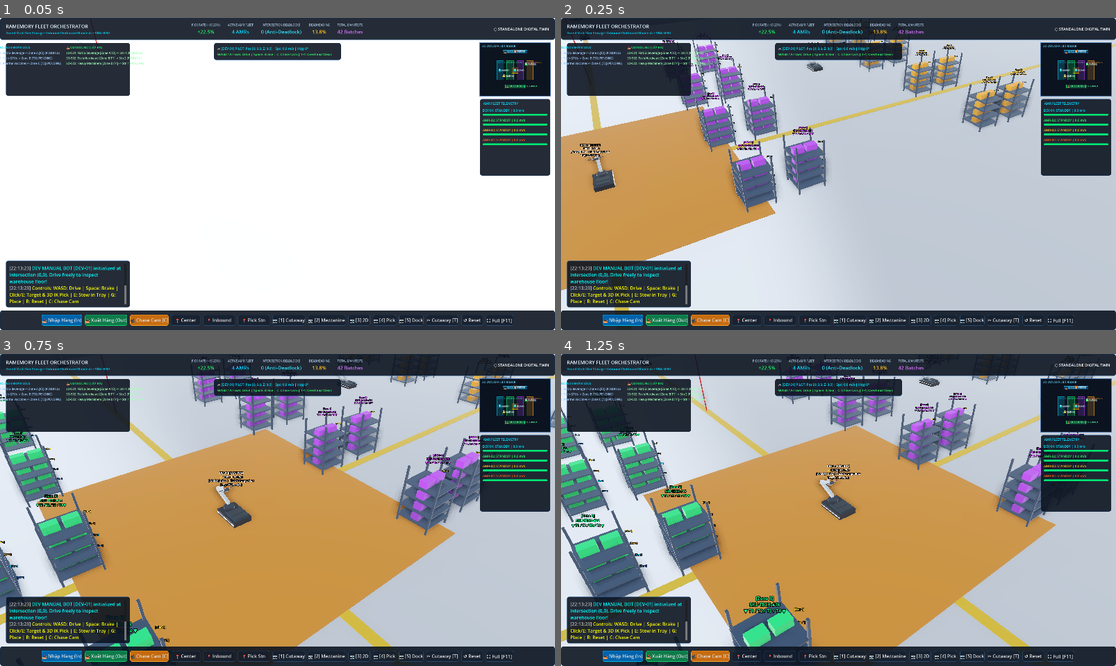
Above: before the commit, frames 1-4 (two rows, left to right).
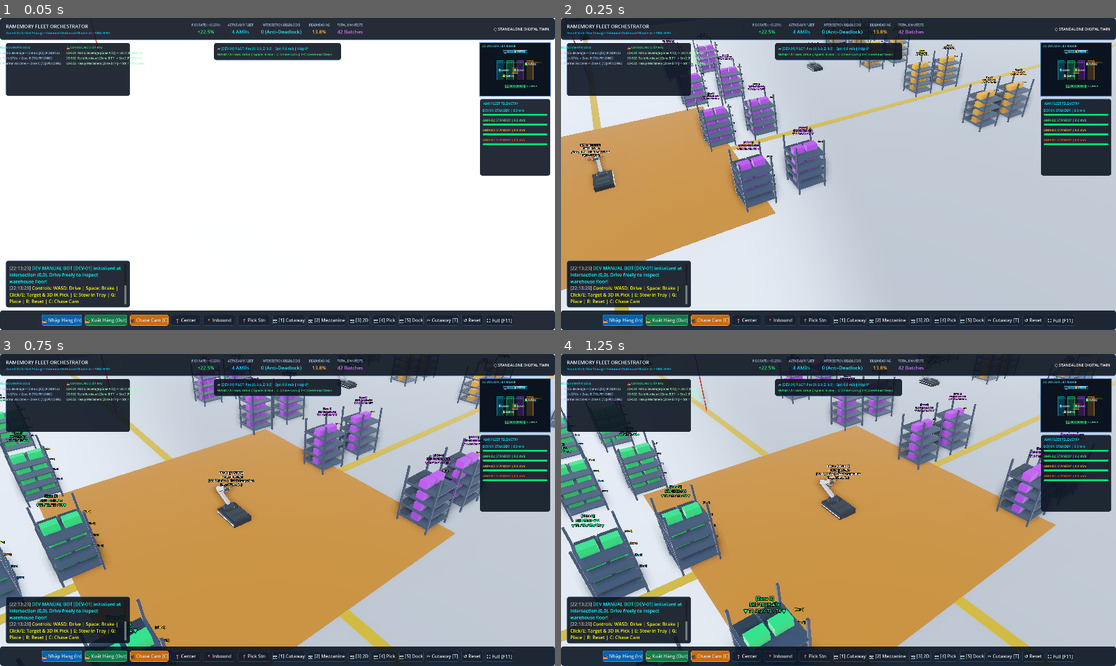
Above: after the commit, the same moments.

Repository: QuangManhAI/RL_port_scheduling_container
Game: Godot game, scene res://scenes/main.tscn
Same seed, same stepped clock (60 frames per second), same inputs: the game is played once before the commit and once after it.
Inputs (mouse positions are in pixels of both pictures, inside the frame that each line leads up to):
- Up to frame 1 (0.05 s): no input
- Up to frame 2 (0.25 s): no input
- Up to frame 3 (0.75 s): tap Enter at 0.5 s; move the mouse to (399, 494) at 0.52 s; hold Right (ui_right) from 0.53 s (still down); tap E at 0.6 s; click (399, 494) at 0.67 s
- Up to frame 4 (1.25 s): keep holding Right (ui_right); tap Space at 0.77 s

Frame 1 is identical in both runs. In frame 2, 0.2% of the frame differs, in the area x 18-82%, y 6-60%; in frame 3, 0.6%; in frame 4, 0.8%, in the area x 0-91%, y 7-94%.

Commit message:
feat(physics): add individual slot panels with collision and enable ToteBox collision on AMR

Diff:
--- a/godot/scenes/entities/amr_robot.tscn
+++ b/godot/scenes/entities/amr_robot.tscn
@@ -173,7 +173,7 @@
 
 [node name="AmrRobot" type="CharacterBody3D"]
 collision_layer = 4
-collision_mask = 7
+collision_mask = 15
 script = ExtResource("1_script")
 
 [node name="CollisionShape3D" type="CollisionShape3D" parent="."]
--- a/godot/scenes/environment/shelf_pod.tscn
+++ b/godot/scenes/environment/shelf_pod.tscn
@@ -20,6 +20,18 @@
 
 [sub_resource type="BoxShape3D" id="BoxShape3D_shelf_plate"]
 size = Vector3(1.6, 0.05, 1.6)
+
+[sub_resource type="StandardMaterial3D" id="StandardMaterial3D_slot_panel"]
+albedo_color = Color(0.18, 0.22, 0.28, 1)
+roughness = 0.4
+metallic = 0.7
+
+[sub_resource type="BoxMesh" id="BoxMesh_slot_panel"]
+material = SubResource("StandardMaterial3D_slot_panel")
+size = Vector3(0.66, 0.03, 0.46)
+
+[sub_resource type="BoxShape3D" id="BoxShape3D_slot_panel"]
+size = Vector3(0.66, 0.03, 0.46)
 
 [node name="ShelfPod" type="RigidBody3D"]
 collision_layer = 2
@@ -63,6 +75,38 @@
 transform = Transform3D(1, 0, 0, 0, 1, 0, 0, 0, 1, 0, 2.02, 0)
 shape = SubResource("BoxShape3D_shelf_plate")
 
+[node name="ColPanel_T1_L" type="CollisionShape3D" parent="."]
+transform = Transform3D(1, 0, 0, 0, 1, 0, 0, 0, 1, -0.36, 0.385, -0.6)
+shape = SubResource("BoxShape3D_slot_panel")
+
+[node name="ColPanel_T1_R" type="CollisionShape3D" parent="."]
+transform = Transform3D(1, 0, 0, 0, 1, 0, 0, 0, 1, 0.36, 0.385, -0.6)
+shape = SubResource("BoxShape3D_slot_panel")
+
+[node name="ColPanel_T2_L" type="CollisionShape3D" parent="."]
+transform = Transform3D(1, 0, 0, 0, 1, 0, 0, 0, 1, -0.36, 0.935, -0.6)
+shape = SubResource("BoxShape3D_slot_panel")
+
+[node name="ColPanel_T2_R" type="CollisionShape3D" parent="."]
+transform = Transform3D(1, 0, 0, 0, 1, 0, 0, 0, 1, 0.36, 0.935, -0.6)
+shape = SubResource("BoxShape3D_slot_panel")
+
+[node name="ColPanel_T3_L" type="CollisionShape3D" parent="."]
+transform = Transform3D(1, 0, 0, 0, 1, 0, 0, 0, 1, -0.36, 1.495, -0.6)
+shape = SubResource("BoxShape3D_slot_panel")
+
+[node name="ColPanel_T3_R" type="CollisionShape3D" parent="."]
+transform = Transform3D(1, 0, 0, 0, 1, 0, 0, 0, 1, 0.36, 1.495, -0.6)
+shape = SubResource("BoxShape3D_slot_panel")
+
+[node name="ColPanel_T4_L" type="CollisionShape3D" parent="."]
+transform = Transform3D(1, 0, 0, 0, 1, 0, 0, 0, 1, -0.36, 2.055, -0.6)
+shape = SubResource("BoxShape3D_slot_panel")
+
+[node name="ColPanel_T4_R" type="CollisionShape3D" parent="."]
+transform = Transform3D(1, 0, 0, 0, 1, 0, 0, 0, 1, 0.36, 2.055, -0.6)
+shape = SubResource("BoxShape3D_slot_panel")
+
 [node name="LegFL" type="MeshInstance3D" parent="."]
 transform = Transform3D(1, 0, 0, 0, 1, 0, 0, 0, 1, -0.75, 1.4, -0.75)
 mesh = SubResource("BoxMesh_leg")
@@ -94,6 +138,38 @@
 [node name="ShelfDivider3_4" type="MeshInstance3D" parent="."]
 transform = Transform3D(1, 0, 0, 0, 1, 0, 0, 0, 1, 0, 2.02, 0)
 mesh = SubResource("BoxMesh_shelf_divider")
+
+[node name="Panel_T1_L" type="MeshInstance3D" parent="."]
+transform = Transform3D(1, 0, 0, 0, 1, 0, 0, 0, 1, -0.36, 0.385, -0.6)
+mesh = SubResource("BoxMesh_slot_panel")
+
+[node name="Panel_T1_R" type="MeshInstance3D" parent="."]
+transform = Transform3D(1, 0, 0, 0, 1, 0, 0, 0, 1, 0.36, 0.385, -0.6)
+mesh = SubResource("BoxMesh_slot_panel")
+
+[node name="Panel_T2_L" type="MeshInstance3D" parent="."]
+transform = Transform3D(1, 0, 0, 0, 1, 0, 0, 0, 1, -0.36, 0.935, -0.6)
+mesh = SubResource("BoxMesh_slot_panel")
+
+[node name="Panel_T2_R" type="MeshInstance3D" parent="."]
+transform = Transform3D(1, 0, 0, 0, 1, 0, 0, 0, 1, 0.36, 0.935, -0.6)
+mesh = SubResource("BoxMesh_slot_panel")
+
+[node name="Panel_T3_L" type="MeshInstance3D" parent="."]
+transform = Transform3D(1, 0, 0, 0, 1, 0, 0, 0, 1, -0.36, 1.495, -0.6)
+mesh = SubResource("BoxMesh_slot_panel")
+
+[node name="Panel_T3_R" type="MeshInstance3D" parent="."]
+transform = Transform3D(1, 0, 0, 0, 1, 0, 0, 0, 1, 0.36, 1.495, -0.6)
+mesh = SubResource("BoxMesh_slot_panel")
+
+[node name="Panel_T4_L" type="MeshInstance3D" parent="."]
+transform = Transform3D(1, 0, 0, 0, 1, 0, 0, 0, 1, -0.36, 2.055, -0.6)
+mesh = SubResource("BoxMesh_slot_panel")
+
+[node name="Panel_T4_R" type="MeshInstance3D" parent="."]
+transform = Transform3D(1, 0, 0, 0, 1, 0, 0, 0, 1, 0.36, 2.055, -0.6)
+mesh = SubResource("BoxMesh_slot_panel")
 
 [node name="PodLabel" type="Label3D" parent="."]
 transform = Transform3D(1, 0, 0, 0, 1, 0, 0, 0, 1, 0, 3.2, 0)
--- a/godot/scripts/training/rack_docking_env.gd
+++ b/godot/scripts/training/rack_docking_env.gd
@@ -139,7 +139,10 @@
 		var s_def = TOTE_SLOT_DEFS[i]
 		var world_box_pos = rack.global_position + s_def["offset"]
 		b.visible = true
-		b.freeze = true
+		if difficulty < 0.70:
+			b.freeze = true
+		else:
+			b.freeze = false
 		b.linear_velocity = Vector3.ZERO
 		b.angular_velocity = Vector3.ZERO
 		b.global_position = world_box_pos
Not shown: 1 places in godot/scenes/environment/shelf_pod.tscn that only renumber resources
